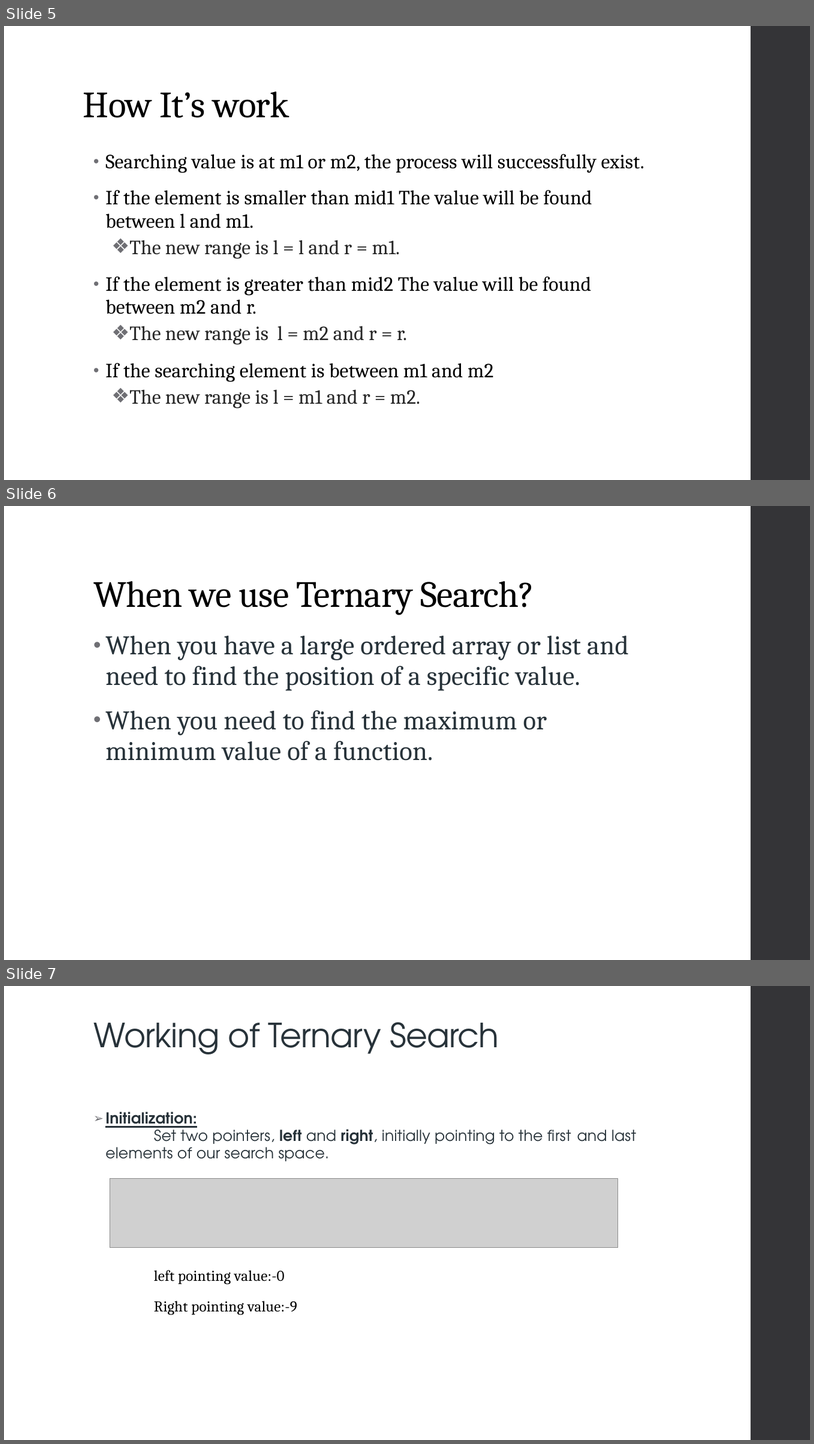
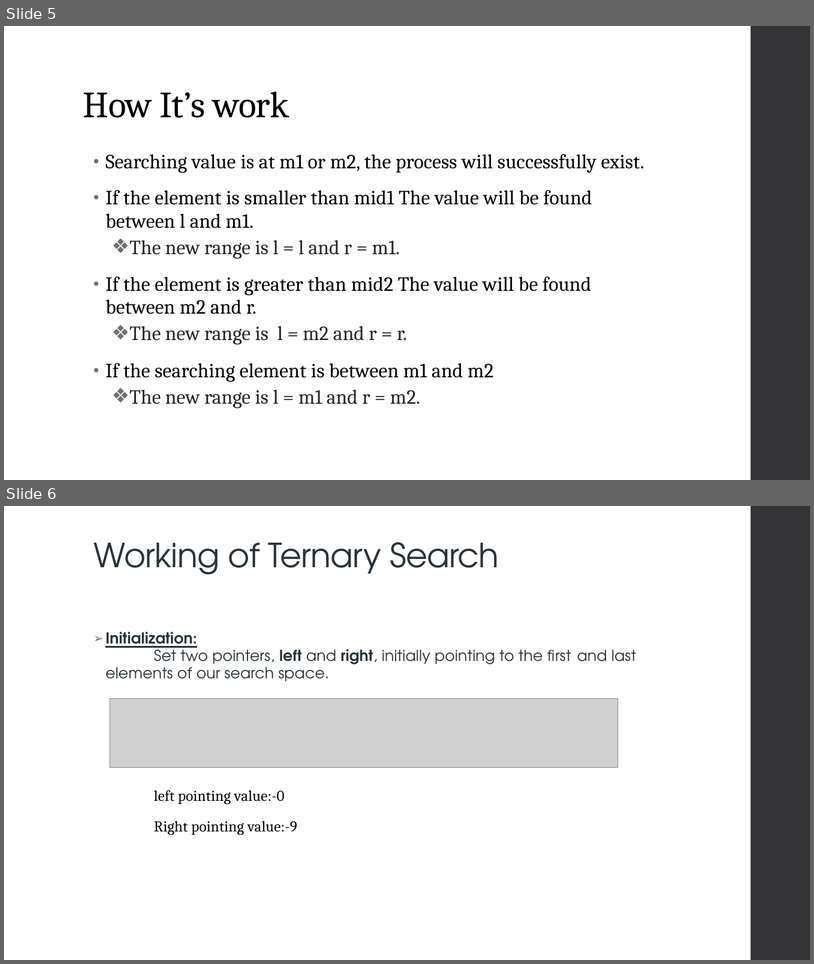
Before and after one commit to snehasolanki1611/data-structure, a slide deck: Searching Algorithm.pptx. Shown one above the other, each under a label of ours: slides 5, 6 and 7 before the commit, slides 5 and 6 after it. The pictures are 814x1444 and 814x964 pixels, drawn with LibreOffice and Linux fonts; fonts in the diff are those of the drawing; grey boxes stand for pictures. Boxes give left, top, right and bottom in pixels: in the first picture for what was removed or moved away, otherwise in the second. Text is boxed around its words. In the diff, an @@ line names an element or a change of style, - is before the commit and + after.

```diff
--- a/Searching Algorithm.pptx
+++ b/Searching Algorithm.pptx
@@ slide 6 removed at (x1=4, y1=506, x2=810, y2=960), background #FFFFFF; not listed: 1 template element that a slide beside it also shows @@
@@ title removed at (x1=93, y1=581, x2=534, y2=615) @@
-When we use Ternary Search?
@@ text removed at (x1=105, y1=636, x2=629, y2=760) @@
-• When you have a large ordered array or list and need to find the position of a specific value.
-• When you need to find the maximum or minimum value of a function.
@@ what was slide 7 is now slide 6 @@
```
